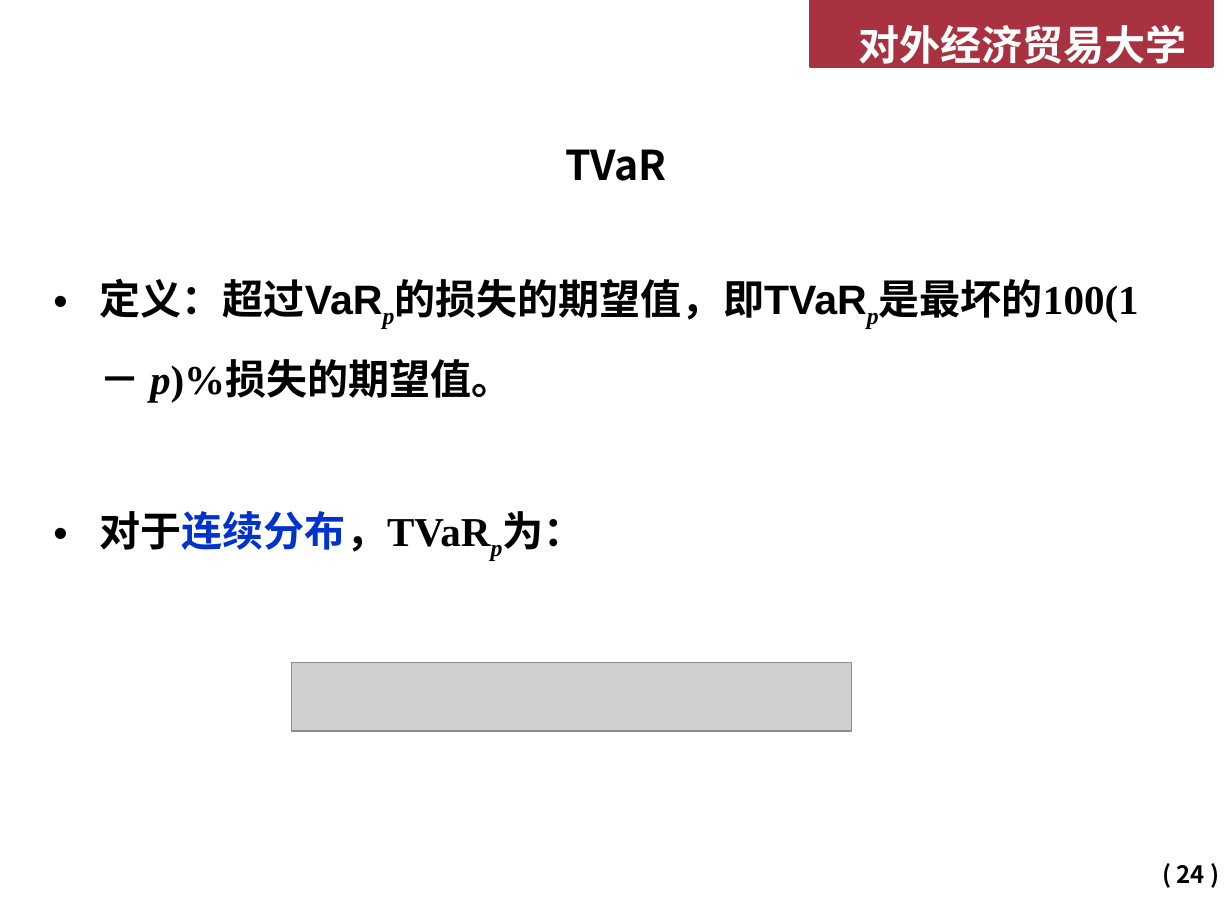
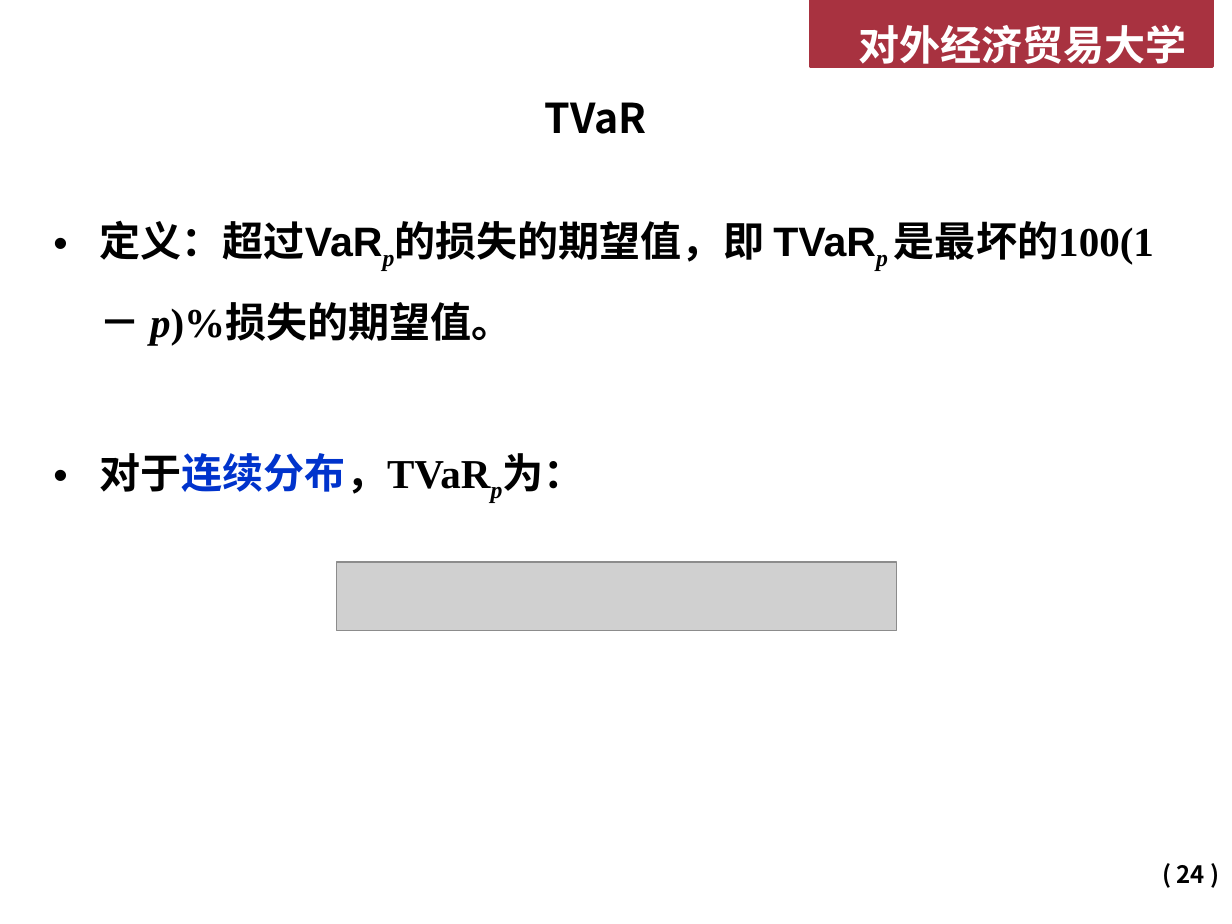
Before and after one commit to lizhengxiao/Non-life-Insurance-Actuarial-Science, a slide deck: slide 24 of Lectures/Week 2 - 风险度量基础.pptx. Drawn at 1232x924 pixels with LibreOffice and Linux fonts; fonts in the diff are those of the drawing; grey boxes stand for pictures; background and template pictures are left out. Boxes give left, top, right and bottom in pixels: in the first picture for what was removed or moved away, otherwise in the second. Text is boxed around its words. In the diff, an @@ line names an element or a change of style, - is before the commit and + after.

```diff
--- a/Lectures/Week 2 - 风险度量基础.pptx
+++ b/Lectures/Week 2 - 风险度量基础.pptx
@@ title "TVaR" moved from (x1=565, y1=149, x2=667, y2=181) to (x1=545, y1=102, x2=647, y2=134) @@
@@ text "定义：超过VaRp的损失的期望值，即 TVaRp 是最坏的100(1－ p)%损失的期望值。" moved from (x1=100, y1=278, x2=1139, y2=552) to (x1=100, y1=220, x2=1154, y2=499) @@
@@ text at (x1=100, y1=220, x2=1154, y2=344): spaces changed @@
-• 定义：超过VaRp的损失的期望值，即TVaRp是最坏的100(1－ p)%损失的期望值。
+• 定义：超过VaRp的损失的期望值，即 TVaRp 是最坏的100(1－ p)%损失的期望值。
@@ picture added at (x1=336, y1=562, x2=897, y2=631) @@
@@ picture removed at (x1=292, y1=663, x2=853, y2=732) @@
```
Also in this commit, not shown: 11 other slides changed, 1 slide added, 1 other file.
